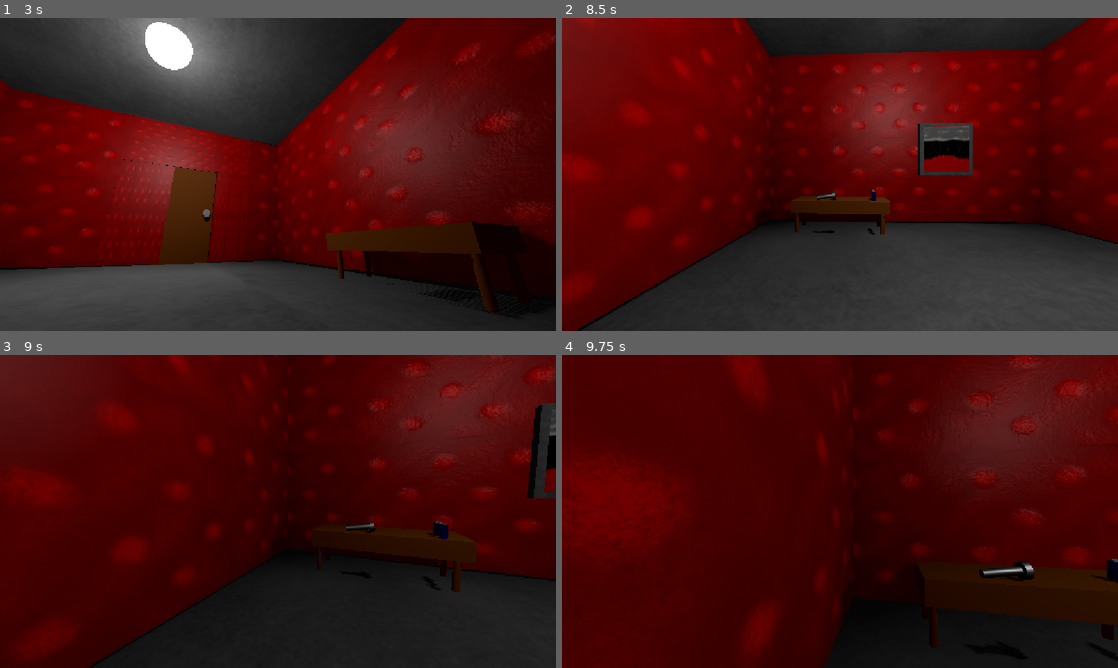
Above: before the commit, frames 1-4 (two rows, left to right).
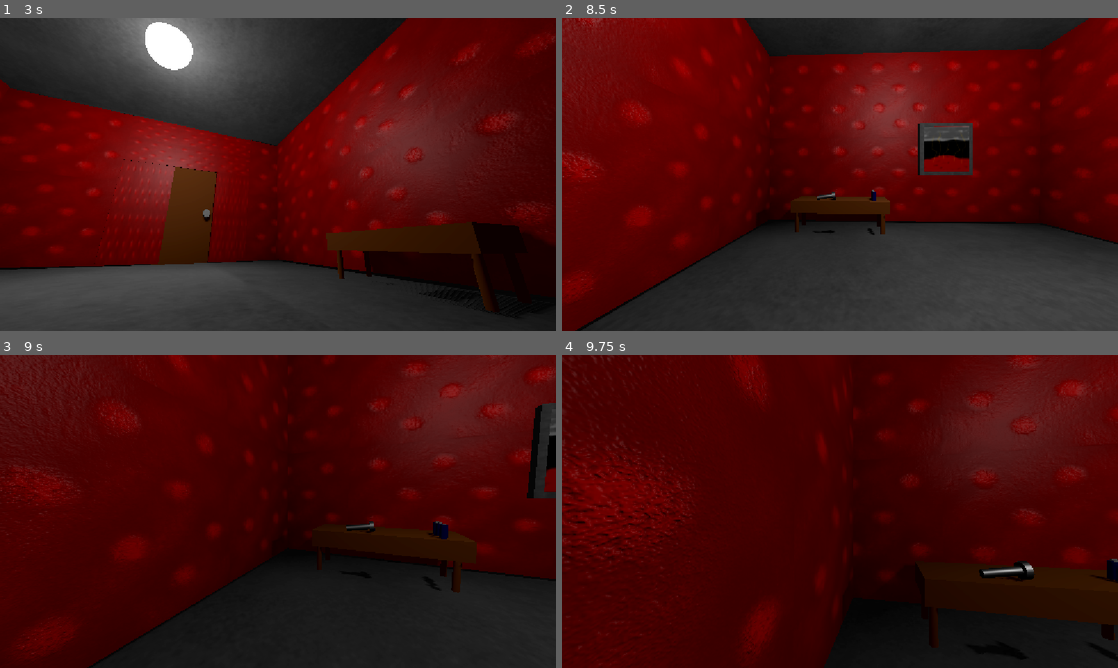
Above: after the commit, the same moments.

Repository: christiannoll/Basic3DGame
Game: Godot game, scene res://Scenes/main_menu.tscn
Two runs of this game, one before a commit and one after it. Both use one fixed random seed, a clock stepped at 60 frames per second and the inputs below. The engine's default icon, where the game draws it, is replaced by a stand-in: a white triangle on a blue panel in a dark square.
Inputs (mouse positions are in pixels of both pictures, inside the frame that each line leads up to):
- Up to frame 1 (3 s): click "PLAY" at 0.5 s; move the mouse to (305, 174) at 1.27 s; hold W (forward) from 1.28 s (still down); tap F (flashlight) at 1.35 s; tap Space (jump) at 1.52, 2.27 s; move the mouse to (250, 174) at 2.02 s; tap E (interact) at 2.1 s; move the mouse to (289, 168) at 2.77 s; tap Shift (sprint) at 2.85 s
- Up to frame 2 (8.5 s): move the mouse to (834, 180) at 3.52 s; tap F (flashlight) at 3.6, 5.85, 8.1 s; tap Space (jump) at 3.77, 4.52, 5.27, 6.77, 7.52, 8.27 s; move the mouse to (878, 177) at 4.27 s; tap E (interact) at 4.35, 6.6 s; move the mouse to (795, 171) at 5.02 s; tap Shift (sprint) at 5.1, 7.35 s; move the mouse to (845, 174) at 5.77 s; move the mouse to (817, 168) at 6.52 s; release W (forward) at 6.53 s; hold D (right) 6.53-7.28 s; move the mouse to (867, 174) at 7.27 s; hold W (forward) from 7.28 s (still down); move the mouse to (812, 174) at 8.02 s
- Up to frame 3 (9 s): keep holding W (forward); move the mouse to (289, 505) at 8.77 s; tap E (interact) at 8.85 s
- Up to frame 4 (9.75 s): move the mouse to (834, 517) at 9.52 s; release W (forward) at 9.53 s; hold A (left) from 9.53 s (still down); tap Shift (sprint) at 9.6 s

Frame 1 is identical in both runs. In frame 2, less than 0.1% of the frame differs, in the area x 0-16%, y 0-89%; in frame 3, less than 0.1%; in frame 4, 0.6%, in the area x 0-37%, y 0-96%.

Commit message:
Applied normal map to wall2

Diff:
--- a/Materials/wall2.tres
+++ b/Materials/wall2.tres
@@ -1,9 +1,12 @@
 [gd_resource type="StandardMaterial3D" format=3 uid="uid://b08vp6u07xqro"]
 
 [ext_resource type="Texture2D" uid="uid://bwdogwwfsk8wv" path="res://Texturtes/fancy_wall.png" id="1_hh8ak"]
+[ext_resource type="Texture2D" uid="uid://mue28g2xw34o" path="res://Texturtes/fancy_wall_normal.png" id="2_6lj7e"]
 
 [resource]
 albedo_color = Color(0.8803258, 0.18677148, 0.113393, 1)
 albedo_texture = ExtResource("1_hh8ak")
 roughness = 0.5
+normal_enabled = true
+normal_texture = ExtResource("2_6lj7e")
 uv1_scale = Vector3(39, 4, 1)
